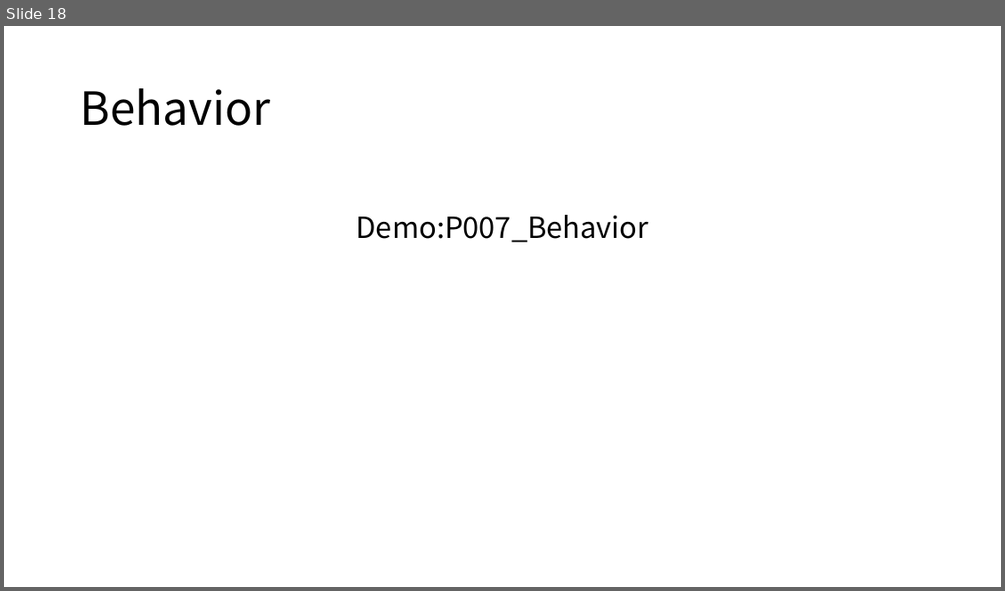
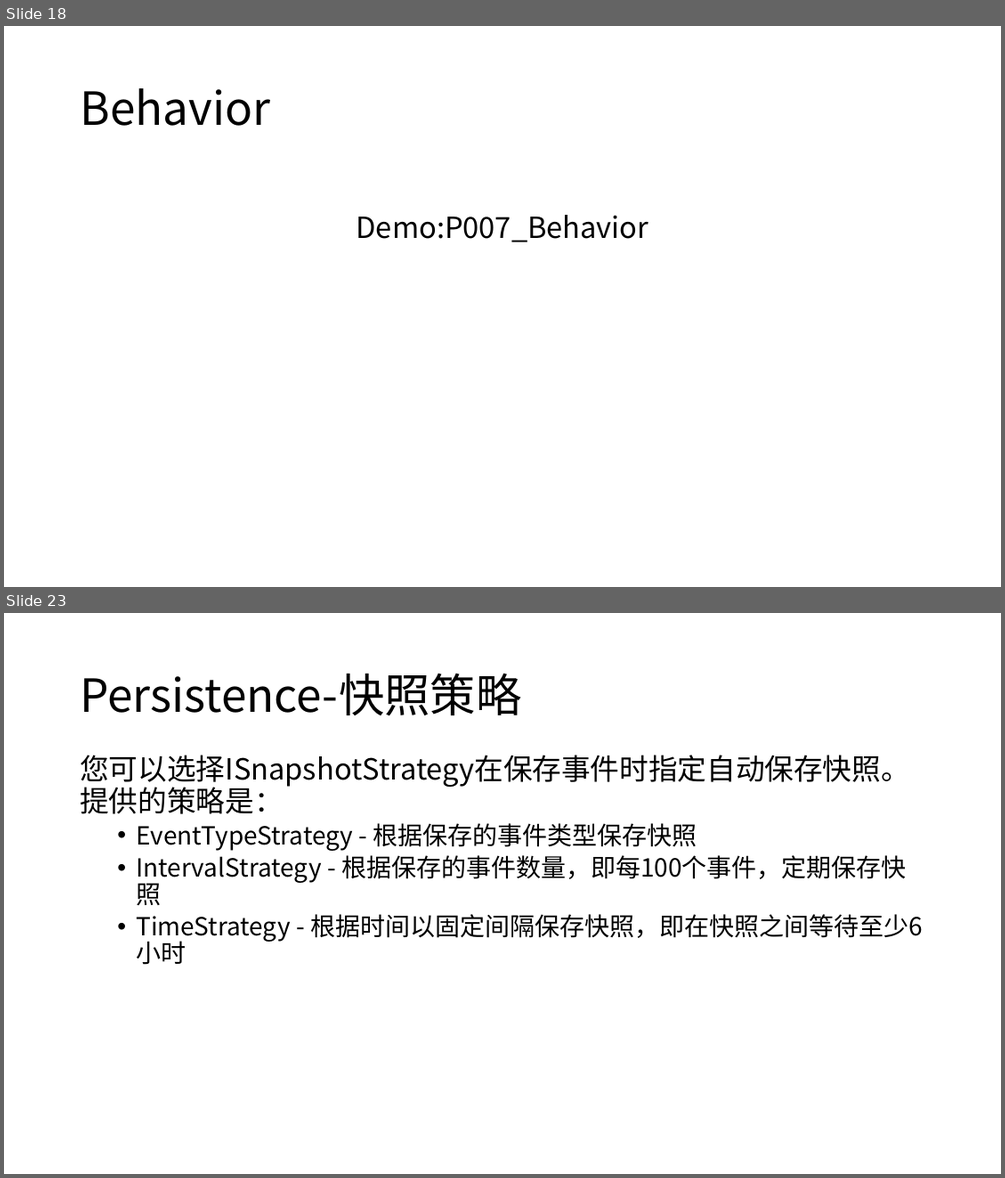
Before and after one commit to axzxs2001/ProtoActorSample, a slide deck: ProtoActorSample/Proto.Actor.pptx. Shown one above the other, each under a label of ours: slide 18 before the commit, slides 18 and 23 after it; the slides between them are not shown. The pictures are 1005x591 and 1005x1178 pixels, drawn with LibreOffice and Linux fonts; fonts in the diff are those of the drawing. Boxes give left, top, right and bottom in pixels: in the first picture for what was removed or moved away, otherwise in the second. Text is boxed around its words. In the diff, an @@ line names an element or a change of style, - is before the commit and + after.

```diff
--- a/ProtoActorSample/Proto.Actor.pptx
+++ b/ProtoActorSample/Proto.Actor.pptx
@@ slide 23 added at box(4, 613, 1001, 1174), background #FFFFFF @@
@@ title added at box(80, 673, 521, 716), 44 pt, text #000000 @@
+Persistence-快照策略
@@ text added at box(80, 755, 922, 942), 24 pt, text #000000 @@
+您可以选择ISnapshotStrategy在保存事件时指定自动保存快照。提供的策略是：
+  • EventTypeStrategy - 根据保存的事件类型保存快照
+  • IntervalStrategy - 根据保存的事件数量，即每100个事件，定期保存快照
+  • TimeStrategy - 根据时间以固定间隔保存快照，即在快照之间等待至少6小时
```
Also in this commit, not shown: 6 other slides added, 3 other files.
